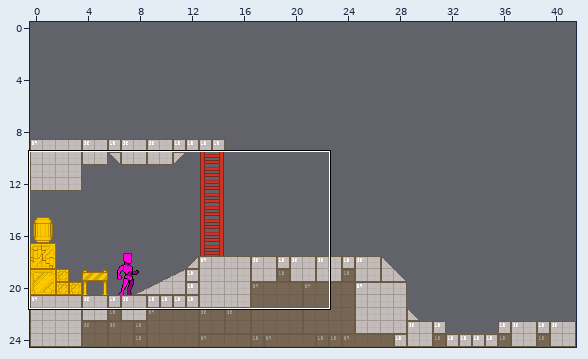
Tiled map (JSON): bin/fantasySideScroller/mockup_tiles2.tmj. Above: a wide view before the commit, with the close-up outlined.
Close-up. First the earlier version:
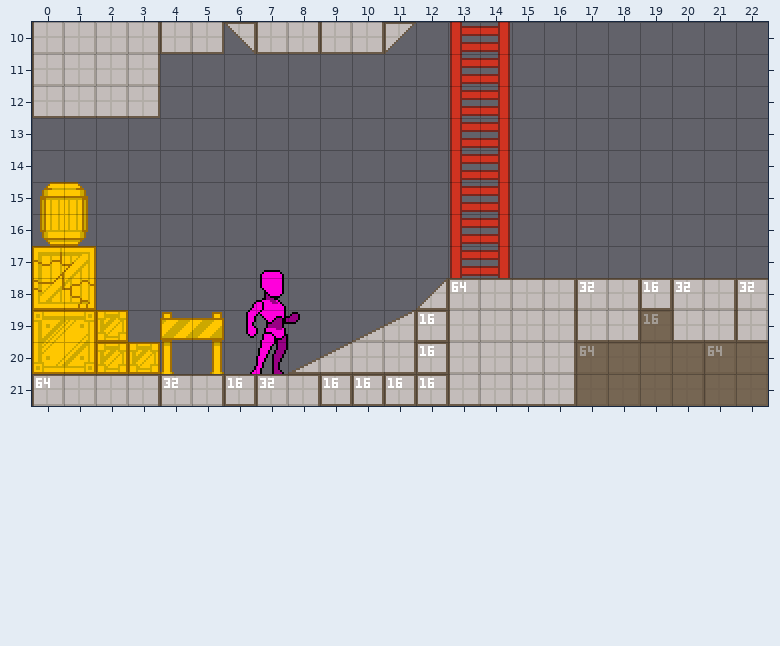
Cells are 16x16 px. Shown: x 0..22, y 10..21. The commit also changed other parts of the map, which this record leaves out. The old version is drawn lined up with the new one.
After:
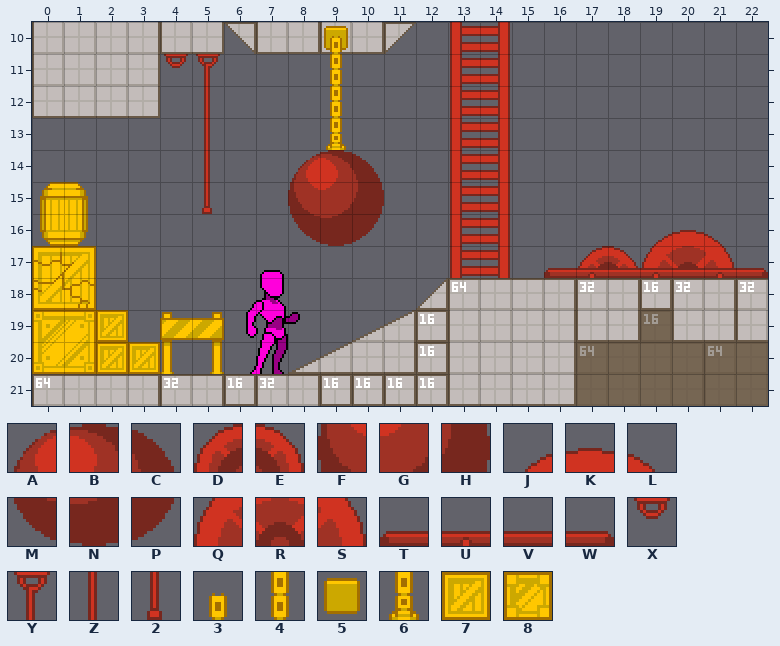
Key: from "MockUpTiles": A 68, B 69, C 70, D 71, E 72, F 94, G 95, H 96, J 97, K 98, L 99, M 120, N 121, P 122, Q 123, R 124, S 125, T 202, U 203, V 204, W 205, X 232, Y 233, Z 259, 2 285, 3 418, 4 419, 5 444, 6 445, 7 552, 8 604.
_ is an empty cell, . an unchanged one.
Tiles of an added or newly shown layer are drawn over the layers below it.
What changed:
map size 84x64 -> 42x25 cells (old content now starts at 0,-39; both pictures use the new coordinates)
--- layer "props"
@@ x 2..3 @@
-19 8.
-20 88
+19 7.
+20 77
--- layer "objects_2" (added)
@@ x 17..21 @@
-16 ..___
-17 _____
+16 ..JKL
+17 DEQRS
--- layer "details"
@@ x 9..9 @@
-10 _
+10 5
--- layer "details_2" (added)
@@ x 9..9 @@
-10 _
-11 _
-12 _
-13 _
+10 3
+11 4
+12 4
+13 6
--- layer "objects"
@@ x 4..22 @@
-11 __.................
-12 ._.................
-13 ._.................
-14 ._..___............
-15 ._..___............
-16 ....___............
-17 ............_______
+11 XY.................
+12 .Z.................
+13 .Z.................
+14 .Z..ABC............
+15 .2..FGH............
+16 ....MNP............
+17 ............TUVUVUW
